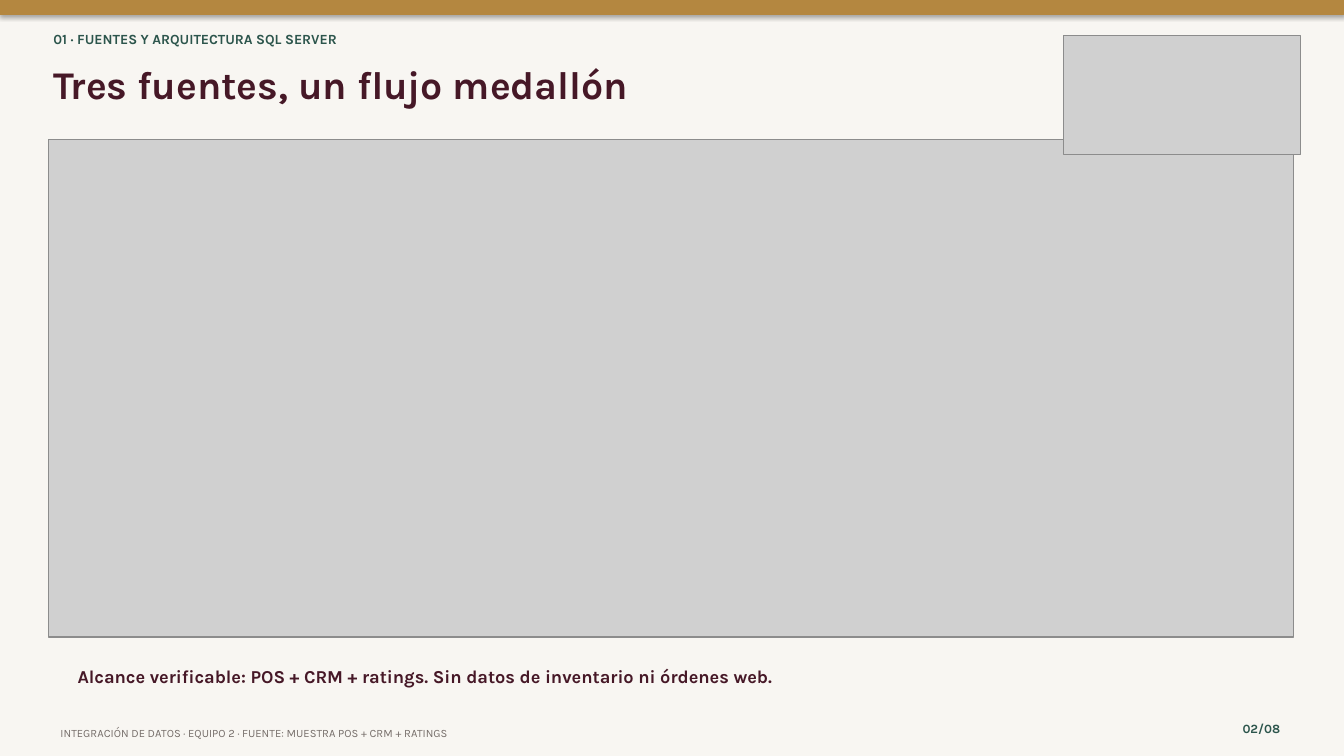
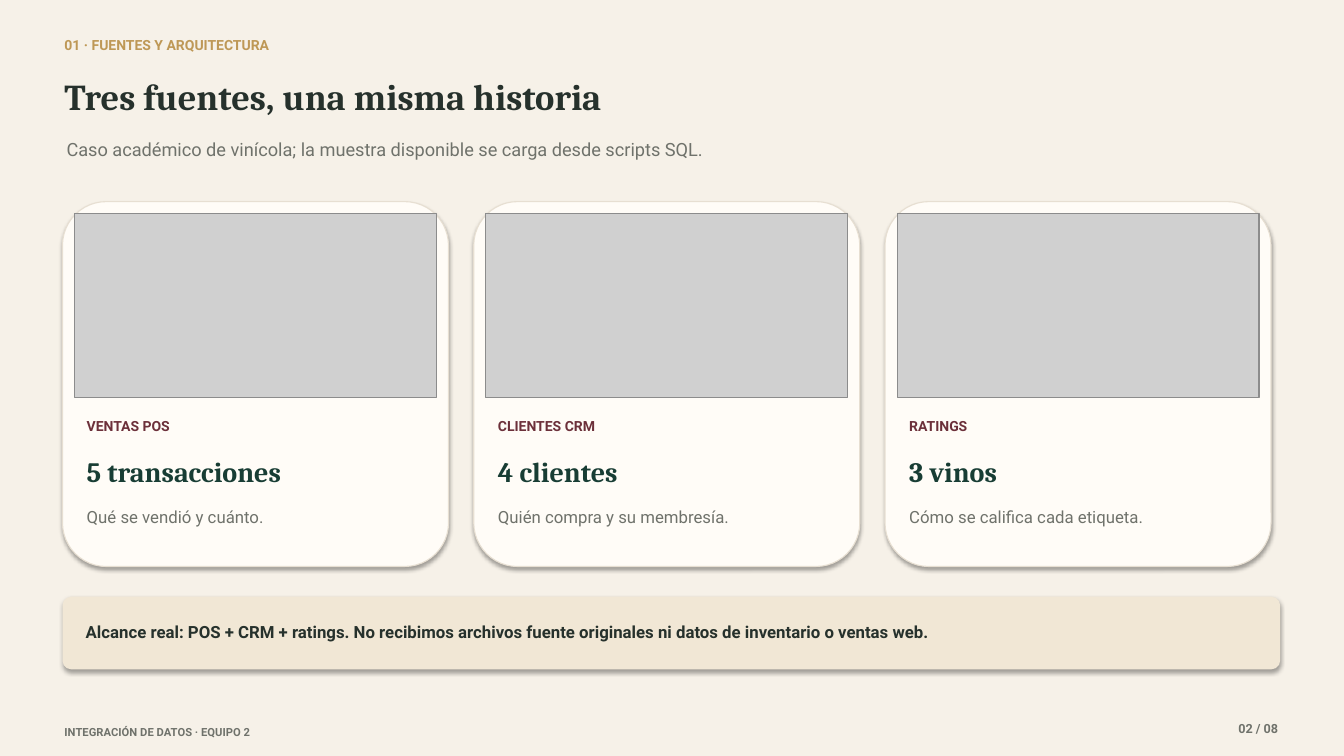
Before and after one commit to checheag22/integracion-datos-equipo-2, a slide deck: slide 2 of docs/presentacion-final-equipo-2.pptx. Drawn at 1344x756 pixels with LibreOffice and Linux fonts; fonts in the diff are those of the drawing; grey boxes stand for pictures. Boxes give left, top, right and bottom in pixels: in the first picture for what was removed or moved away, otherwise in the second. Text is boxed around its words. In the diff, an @@ line names an element or a change of style, - is before the commit and + after.

```diff
--- a/docs/presentacion-final-equipo-2.pptx
+++ b/docs/presentacion-final-equipo-2.pptx
@@ background #F8F6F2 to #F6F1E8 @@
@@ rectangle removed at [0,0,1344,14] @@
@@ text at [64,40,270,52]: text changed; font Karla to Roboto; text colour #2C554C to #BE9856 @@
-01 · FUENTES Y ARQUITECTURA SQL SERVER
+01 · FUENTES Y ARQUITECTURA
@@ picture removed at [1064,35,1301,154] @@
@@ text at [64,84,601,115]: text changed; size 28 to 26 pt; font Karla to Cambria; text colour #461827 to #26312C @@
-Tres fuentes, un flujo medallón
+Tres fuentes, una misma historia
@@ picture removed at [48,139,1294,637] @@
@@ text added at [67,142,703,160], 13 pt, text #6F726B @@
+Caso académico de vinícola; la muestra disponible se carga desde scripts SQL.
@@ rounded rectangle added at [63,202,449,567], fill #FFFCF7, outline #E7DFD2 0.8 pt @@
@@ rounded rectangle added at [474,202,860,567], fill #FFFCF7, outline #E7DFD2 0.8 pt @@
@@ rounded rectangle added at [885,202,1271,567], fill #FFFCF7, outline #E7DFD2 0.8 pt @@
@@ picture added at [75,214,437,397] @@
@@ picture added at [486,214,848,397] @@
@@ picture added at [897,214,1259,397] @@
@@ text added at [87,421,170,431], 10 pt, text #6C303A, bold @@
+VENTAS POS
@@ text added at [498,421,595,431], 10 pt, text #6C303A, bold @@
+CLIENTES CRM
@@ text added at [909,421,967,431], 10 pt, text #6C303A, bold @@
+RATINGS
@@ text added at [87,462,281,483], 20 pt, text #183D34, bold @@
+5 transacciones
@@ text added at [498,462,618,483], 20 pt, text #183D34, bold @@
+4 clientes
@@ text added at [909,462,997,483], 20 pt, text #183D34, bold @@
+3 vinos
@@ text added at [87,510,264,527], 12 pt, text #6F726B @@
+Qué se vendió y cuánto.
@@ text added at [498,510,728,527], 12 pt, text #6F726B @@
+Quién compra y su membresía.
@@ text added at [909,510,1143,527], 12 pt, text #6F726B @@
+Cómo se califica cada etiqueta.
@@ rounded rectangle added at [63,597,1280,669], fill #F1E7D5 @@
@@ text "Alcance real: POS + CRM ..." at [86,625,929,642]: vertical alignment top to middle @@
@@ text at [86,625,929,642]: text changed; size 13 to 12 pt; font Karla to Roboto; text colour #461827 to #26312C @@
-Alcance verificable: POS + CRM + ratings. Sin datos de inventario ni órdenes web.
+Alcance real: POS + CRM + ratings. No recibimos archivos fuente originales ni datos de inventario o ventas web.
@@ text at [64,726,250,737]: text changed; font Karla to Roboto; text colour #756D69 to #6F726B; bold on @@
-INTEGRACIÓN DE DATOS · EQUIPO 2 · FUENTE: MUESTRA POS + CRM + RATINGS
+INTEGRACIÓN DE DATOS · EQUIPO 2
@@ text at [1238,724,1278,733]: text changed; font Karla to Roboto; text colour #2C554C to #6F726B @@
-02/08
+02 / 08
```
Also in this commit, not shown: 2 other slides changed, 5 slides added, 5 slides removed, 9 other files.
